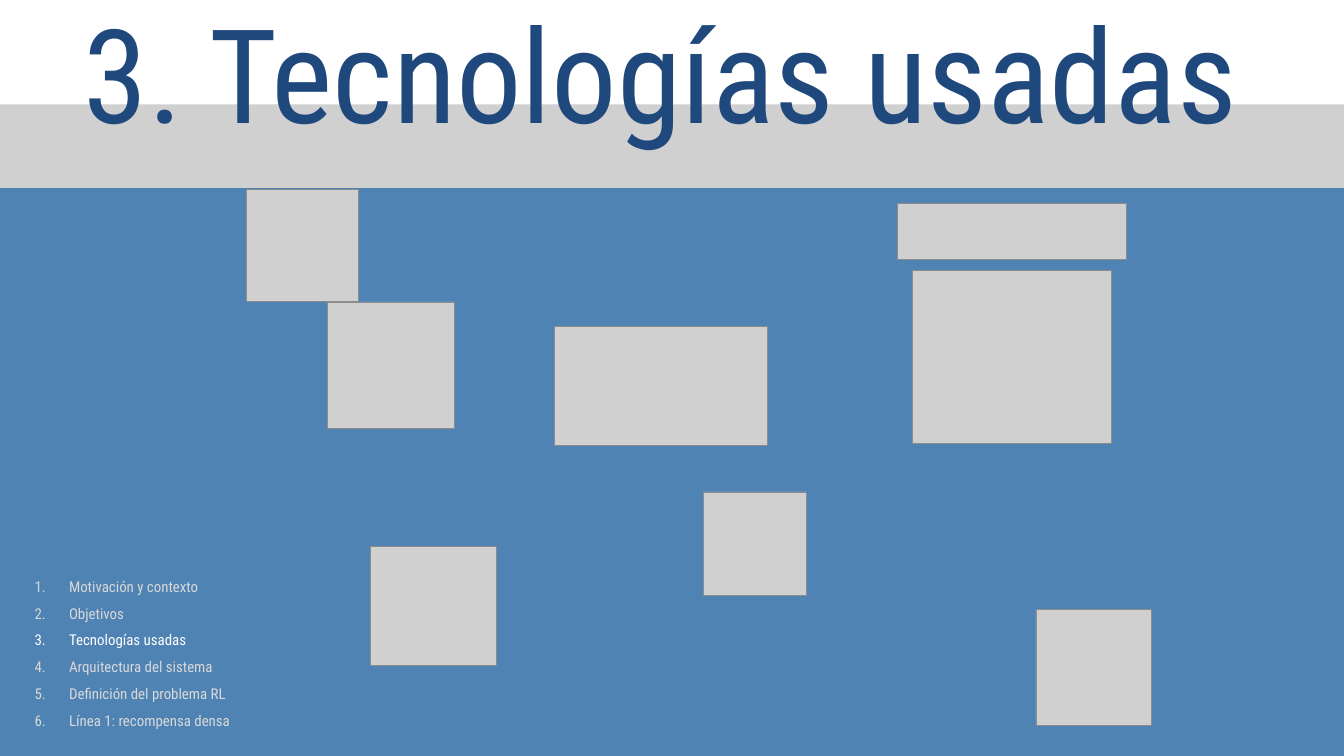
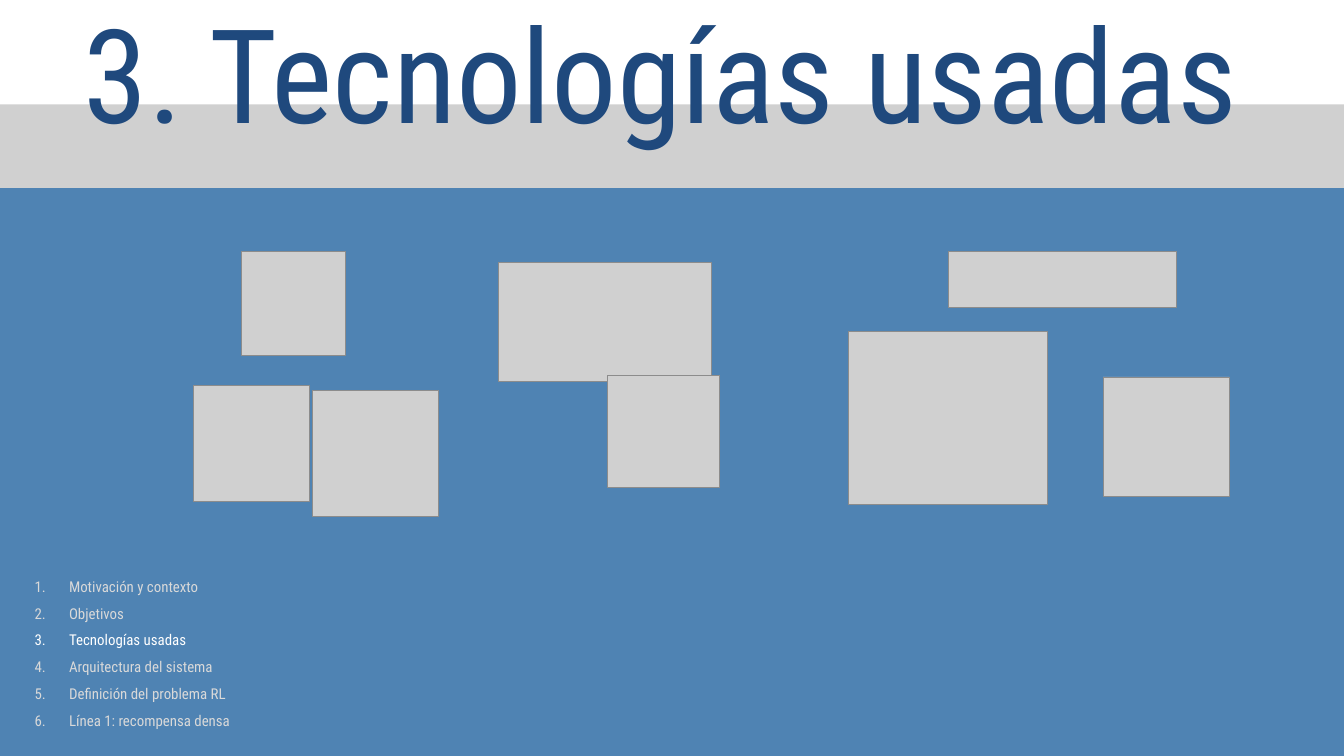
Before and after one commit to davidsolero/TFG-Coppelia-Reinforcement-Learning, a slide deck: slide 5 of redaccion/defensa/Presentación Trabajo Final Tesis Profesional Moderna Sencilla Azul .pptx. Drawn at 1344x756 pixels with LibreOffice and Linux fonts; fonts in the diff are those of the drawing; grey boxes stand for pictures. Boxes give left, top, right and bottom in pixels: in the first picture for what was removed or moved away, otherwise in the second. Text is boxed around its words. In the diff, an @@ line names an element or a change of style, - is before the commit and + after.

```diff
--- a/redaccion/defensa/Presentación Trabajo Final Tesis Profesional Moderna Sencilla Azul .pptx
+++ b/redaccion/defensa/Presentación Trabajo Final Tesis Profesional Moderna Sencilla Azul .pptx
@@ picture: place and size @@
-picture at bbox=[703, 492, 806, 595]
+picture at bbox=[242, 251, 345, 355]
@@ picture: place and size @@
-picture at bbox=[554, 326, 767, 446]
+picture at bbox=[499, 262, 711, 382]
@@ picture: place and size @@
-picture at bbox=[898, 203, 1126, 259]
+picture at bbox=[948, 251, 1177, 308]
@@ picture removed at bbox=[328, 302, 454, 428] @@
@@ picture: place and size @@
-picture at bbox=[913, 271, 1111, 444]
+picture at bbox=[849, 331, 1048, 505]
@@ picture: place and size @@
-picture at bbox=[1036, 610, 1152, 725]
+picture at bbox=[194, 386, 309, 501]
@@ picture: place and size @@
-picture at bbox=[247, 190, 359, 302]
+picture at bbox=[607, 375, 720, 487]
@@ picture: place and size @@
-picture at bbox=[371, 546, 497, 666]
+picture at bbox=[1103, 377, 1230, 497]
@@ picture added at bbox=[312, 390, 439, 516] @@
```
Also in this commit, not shown: 7 other slides changed.
